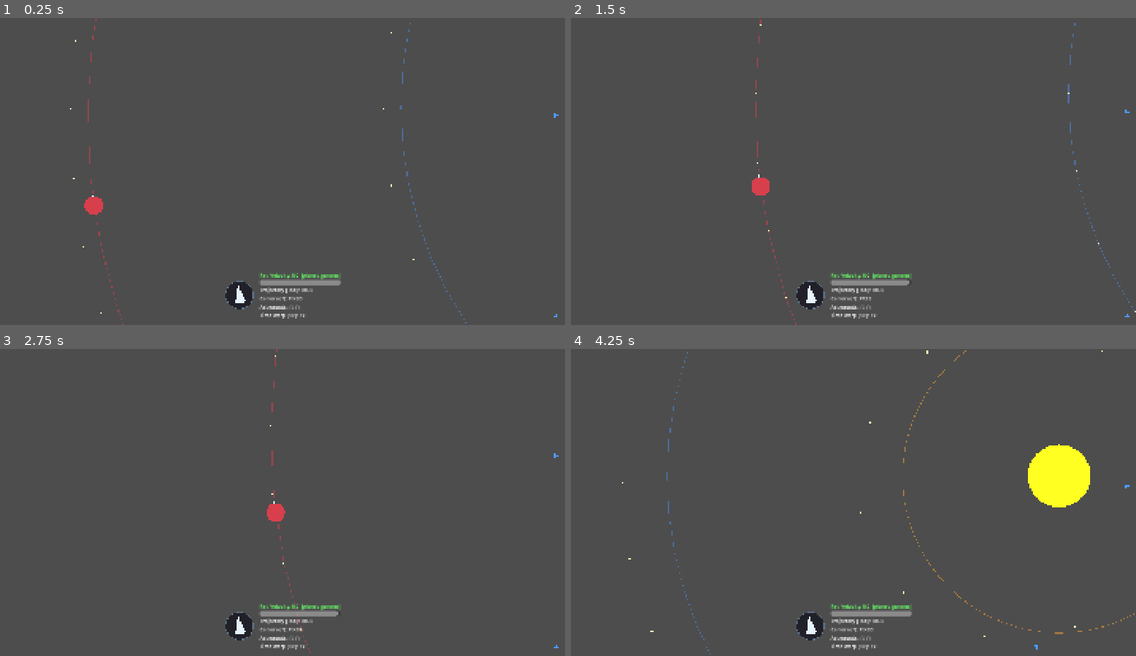
Above: before the commit, frames 1-4 (two rows, left to right).
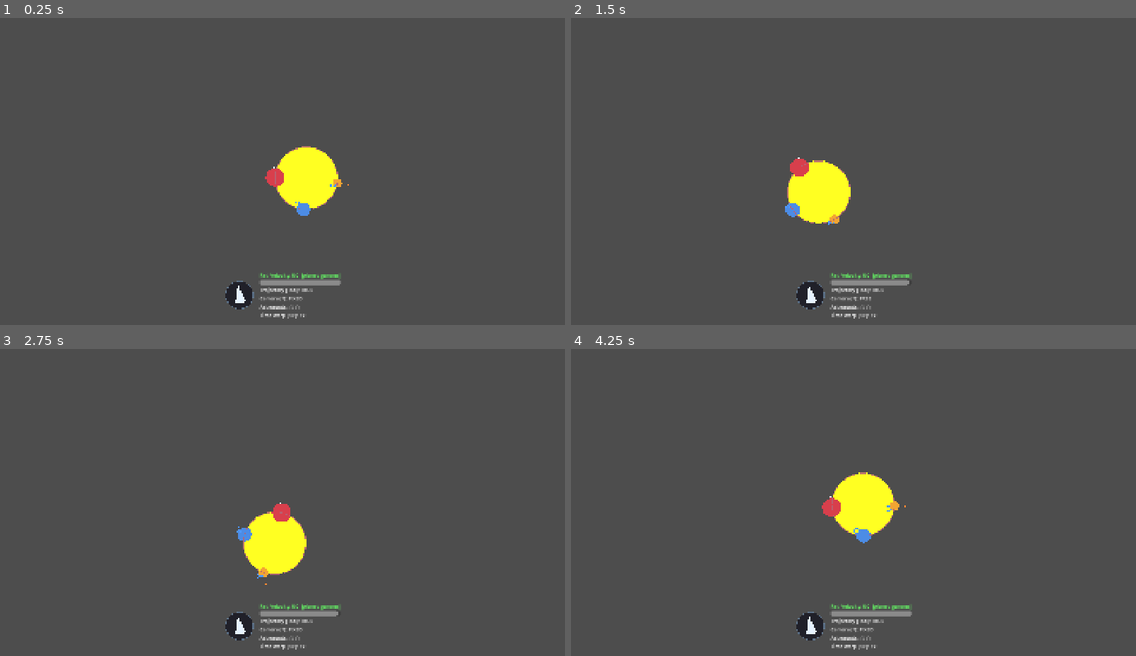
Above: after the commit, the same moments.

Repository: swan-eternal/astrorescue
Game: Godot game, scene res://scenes/level_02.tscn
Same seed, same stepped clock (60 frames per second), same inputs: the game is played once before the commit and once after it. This scene is started directly instead of the project's main scene.
Inputs (mouse positions are in pixels of both pictures, inside the frame that each line leads up to):
- Up to frame 1 (0.25 s): no input
- Up to frame 2 (1.5 s): move the mouse to (825, 232) at 0.52 s; hold Up (thrust) 0.53-1.25 s; tap F (toggle_free_camera) at 0.6 s; click (825, 232) at 0.67 s; drag from (1023, 217) to (825, 232) at 1.27 s
- Up to frame 3 (2.75 s): move the mouse to (113, 456) at 2.02 s; hold A (rotate_left) from 2.03 s (still down); tap F (toggle_free_camera) at 2.1 s
- Up to frame 4 (4.25 s): release A (rotate_left) at 2.75 s; drag from (881, 502) to (684, 456) at 2.77 s; move the mouse to (768, 425) at 3.52 s; hold , (time_warp_down) from 3.53 s (still down); tap F (toggle_free_camera) at 3.6 s; tap R (restart) at 4.15 s

The runs differ from the first frame. In frame 1, 2.4% of the frame differs, in the area x 12-99%, y 0-100%; in frame 2, 2.4%; in frame 3, 2.0%; in frame 4, 4.0%, in the area x 9-100%, y 0-100%.
Error after the commit: Invalid call. Nonexistent 'float' constructor. (res://scripts/planettrajectoryline_2d.gd:176)

Commit message:
refactor(stage 2/5): closed-form planet orbits + game-time clock
Phase 4: planet.gd uses orbit_calculator
  - Replaced orbit_radius + initial_speed_multiplier @exports with
    perihelion, aphelion, angle_of_aphelion, phase.
  - _physics_process now calls OrbitCalculator.compute_state(elements,
    GameTime.current, sun_mass) — closed-form, no integration drift.
  - _ready computes initial position at t=0 explicitly so the planet
    appears at the right place from frame 1 (GameTime.current may be
    stale during _ready since level_controller.reset() runs deferred).

Phase 5: GameTime static class + level_controller drive it
  - New scripts/game_time.gd: static class with current, reset(), tick().
    Bodies read GameTime.current without a Node reference.
  - level_controller._initialize() calls GameTime.reset() so each level
    starts at t=0.
  - level_controller._physics_process(delta) calls GameTime.tick(delta),
    which advances by delta * Engine.time_scale. Time-warp works
    uniformly \u2014 at 8x warp, planets move 8x faster because their
    positions are recomputed from the (now 8x-faster-advancing) clock.

level_01.tscn updated
  - Earth: orbit_radius=2000, initial_speed_multiplier=0.98 (apoapsis,
    e=0.0396) -> perihelion=1847.7, aphelion=2000, angle_of_aphelion=PI,
    phase=PI.
  - planet2: orbit_radius=4000, initial_speed_multiplier=1.05 (periapsis,
    e=0.1025) -> perihelion=4000, aphelion=4913.5, angle_of_aphelion=0,
    phase=0.
  - Verified: t=0 positions match the original scene exactly. Quarter-
    and half-period positions match analytical expectations.

Behavior change: planets no longer drift (closed-form is exact).
For circular orbits the visual difference is zero; for elliptical
orbits the original Euler integration accumulated tiny errors that
are now eliminated.

Per the plan in Astro-Rescue.md \u00a7Design Notes, this is Stage 2 of 5.

Diff:
--- a/scenes/level_01.tscn
+++ b/scenes/level_01.tscn
@@ -21,16 +21,20 @@
 fuel_orbit_radius = 50.0
 radius = 40.0
 color = Color(0.3823967, 0.77151555, 0.31417027, 1)
-orbit_radius = 2000.0
-initial_speed_multiplier = 0.98
+perihelion = 1847.7
+aphelion = 2000.0
+angle_of_aphelion = 3.141592653589793
+phase = 3.141592653589793
 mass = 10000.0
 
 [node name="planet2" parent="." unique_id=1822892098 instance=ExtResource("3_sugp2")]
 has_astronaut = true
 radius = 20.0
 color = Color(0.8983825, 0.51649755, 0.7749227, 1)
-orbit_radius = 4000.0
-initial_speed_multiplier = 1.05
+perihelion = 4000.0
+aphelion = 4913.5
+angle_of_aphelion = 0.0
+phase = 0.0
 mass = 20000.0
 
 [node name="rocket" parent="." unique_id=2124542469 instance=ExtResource("3_jyhfs")]
--- /dev/null
+++ b/scripts/game_time.gd
@@ -0,0 +1,35 @@
+extends RefCounted
+class_name GameTime
+##
+## Global game-time clock. Resets to 0 at each level start; advances by
+## `delta * Engine.time_scale` each physics tick.
+##
+## Used by bodies (planet.gd and future moon.gd, asteroid.gd) to compute
+## their position via `orbit_calculator.gd`. Lives as a static utility
+## class so any script can read `GameTime.current` without a Node
+## reference.
+##
+## Why a static class rather than an autoload or a member of some
+## existing script: bodies live per-level and shouldn't know about the
+## level controller; an autoload adds a project.godot entry and another
+## file to track; a static class is the simplest possible global state.
+
+## Current game time in seconds (real time × Engine.time_scale).
+## Reset to 0 by `level_controller.gd::_initialize()` each time a level
+## loads.
+static var current: float = 0.0
+
+
+## Reset the clock to 0. Called by `level_controller.gd::_initialize()`
+## at the start of each level.
+static func reset() -> void:
+	current = 0.0
+
+
+## Advance the clock by one physics frame. The actual delta is
+## multiplied by `Engine.time_scale` so time-warp affects the simulation
+## uniformly — at 8× time warp, planets move 8× faster (since their
+## position is computed from the closed-form math at `GameTime.current`,
+## and that value is advancing 8× per real second).
+static func tick(delta: float) -> void:
+	current += delta * Engine.time_scale
--- a/scripts/level_controller.gd
+++ b/scripts/level_controller.gd
@@ -51,9 +51,15 @@
 
 
 ## Cache references to the rocket + autoloads, count this level's
-## astronauts, and start the gameplay music. Runs once, deferred until
-## after every node's _ready() has fired.
+## astronauts, reset the game-time clock, and start the gameplay music.
+## Runs once, deferred until after every node's _ready() has fired.
 func _initialize() -> void:
+	# Reset the global game-time clock so this level's planets start at
+	# t=0 (their orbital positions are computed from this value). Planets
+	# themselves compute their initial position at t=0 in _ready (so they
+	# appear at the right place even before this reset propagates).
+	GameTime.reset()
+
 	rocket = get_tree().get_first_node_in_group("player")
 	if rocket == null:
 		push_warning("LevelController: rocket not found in 'player' group")
@@ -77,10 +83,16 @@
 	_audio_manager.play_gameplay_music()
 
 
-## Each physics tick: check win/lose conditions on the rocket and
-## trigger the corresponding scene transition (with a short delay so
-## the landing visuals register before the screen swap).
-func _physics_process(_delta: float) -> void:
+## Each physics tick: advance the game-time clock, then check win/lose
+## conditions on the rocket and trigger the corresponding scene
+## transition (with a short delay so the landing visuals register before
+## the screen swap).
+func _physics_process(delta: float) -> void:
+	# Advance the clock — planets read GameTime.current to compute their
+	# orbital positions each frame. Engine.time_scale is folded in so
+	# time-warp affects the simulation uniformly.
+	GameTime.tick(delta)
+
 	if rocket == null or _win_triggered or _lose_triggered:
 		return
 
--- a/scripts/planet.gd
+++ b/scripts/planet.gd
@@ -1,15 +1,16 @@
 extends Node2D
 ##
-## A planet under real gravity simulation.
+## A planet under closed-form orbital mechanics.
 ##
-## Planets only feel the sun (not each other) — keeps orbits stable and
-## avoids cross-planet physics cost. The visual is a Polygon2D child drawn
-## by this script's _ready; level designers configure mass, orbit, and
-## gameplay flags via @export vars in the inspector.
+## Each frame, the planet computes its position and velocity from its
+## orbital elements (perihelion, aphelion, angle_of_aphelion, phase) plus
+## `GameTime.current` via `orbit_calculator.gd`. Closed-form replaces the
+## previous Euler integration: no numerical drift, exact at any time
+## scale, stable orbits.
 ##
-## If `has_astronaut` is true, an astronaut is auto-spawned as a child
-## node in _ready. Same for `has_fuel` (auto-spawns a fuel pickup in
-## orbit using the planet's fuel_orbit_radius/speed values).
+## Planets don't feel each other (only the sun, looked up via the
+## "attractors" group each frame). Level designers configure mass,
+## orbit, and gameplay flags via @export vars.
 ##
 
 # --- Level design ---
@@ -47,20 +48,24 @@
 ## Fill color for the planet's visual.
 @export var color: Color = Color(0.4, 0.7, 0.9)
 
-# --- Initial conditions ---
+# --- Orbital elements ---
 
-## Distance from the sun at which this planet starts. Set per-planet
-## in the level scene to lay out the system.
-@export var orbit_radius: float = 200.0
+## Distance at closest approach to the central body (the sun for
+## planets). Combined with `aphelion`, defines the size and shape of
+## the orbit.
+@export var perihelion: float = 200.0
 
-## Starting angle around the sun (radians). Different phases per planet
-## spread them around the orbit so they don't all start at the same spot.
+## Distance at farthest approach from the central body. Equal to
+## `perihelion` for a circular orbit. Larger values = more elliptical.
+@export var aphelion: float = 200.0
+
+## Orientation of the ellipse's major axis, in radians, measured
+## counterclockwise from world +X. 0 = periapsis along +X axis.
+@export var angle_of_aphelion: float = 0.0
+
+## Body's initial position along the orbit at t=0, in radians of mean
+## anomaly. 0 = body starts at periapsis, π = body starts at apoapsis.
 @export var phase: float = 0.0
-
-## Multiplier on the circular-orbit speed. 1.0 = perfect circular orbit;
-## >1.0 = elliptical (faster, larger apoapsis); <1.0 = slower, larger
-## periapsis. Designers tweak to shape orbits without recomputing math.
-@export var initial_speed_multiplier: float = 1.0
 
 # --- Physics ---
 
@@ -70,9 +75,8 @@
 ## doesn't tug the rocket much.
 @export var mass: float = 1000.0
 
-# Universal gravitational constant for this project. Same value as in
-# sun.gd, planet.gd, rocket.gd, and the trajectory predictor — keep them
-# in sync if you ever change it.
+# Universal gravitational constant for this script (matches rocket.gd
+# and the trajectory scripts — keep them in sync).
 const G := 1.0
 
 # Fallback sun mass, used only when no attractor is found in the group
@@ -85,31 +89,33 @@
 
 # --- Runtime state ---
 
-# Cached linear velocity. Mutated each frame in _physics_process; the
-# rocket reads this when computing its own gravity from this planet.
+# Cached linear velocity. Updated each frame from orbit_calculator.
+# Read by the trajectory predictor and the HUD.
 var velocity: Vector2 = Vector2.ZERO
 
 @onready var _poly: Polygon2D = $Polygon2D
 
 
-## Initialize the planet's position, orbit, visual, and auto-spawned
-## children (astronaut + fuel pickup, depending on the boolean flags).
-## Adds this planet to the "attractors" group so the rocket and
-## trajectory predictor can find us when computing gravity.
+## Set up the visual polygon, register with "attractors", compute the
+## initial position from orbital elements at t=0 (so the planet appears
+## at the right place from frame 1), and auto-spawn any astronaut or
+## fuel pickup children.
 func _ready() -> void:
 	_poly.color = color
 	_poly.polygon = _make_circle(radius, 48)
 
-	position = Vector2(cos(phase), sin(phase)) * orbit_radius
+	add_to_group("attractors")  # so the rocket can be pulled by this planet
 
-	# Initial velocity tangent to position, magnitude for circular orbit.
-	# Pull sun's mass dynamically so changes to sun.mass propagate.
+	# Compute initial position at t=0 explicitly (not via GameTime.current,
+	# which is reset later in level_controller._initialize and could still
+	# hold a stale value from a previous level at this point in scene
+	# loading). t=0 always means "the start of this orbit."
 	var sun_mass := _find_sun_mass()
-	var tangent := Vector2(-sin(phase), cos(phase))
-	var circular_speed := sqrt(G * sun_mass / orbit_radius)
-	velocity = tangent * circular_speed * initial_speed_multiplier
-
-	add_to_group("attractors")  # so the rocket can be pulled by this planet
+	var state := OrbitCalculator.compute_state(
+		perihelion, aphelion, angle_of_aphelion, phase, 0.0, sun_mass
+	)
+	position = state["position"]
+	velocity = state["velocity"]
 
 	# Auto-spawn the astronaut if flagged. Designer just toggles
 	# `has_astronaut` on the planet instance — the scene manages itself.
@@ -126,23 +132,21 @@
 		fuel_pickup.orbit_speed = fuel_orbit_speed
 
 
-## Apply the sun's gravity and integrate position via a simple Euler
-## step. Reads sun.mass dynamically each frame so inspector tweaks
-## take effect without restart.
-func _physics_process(delta: float) -> void:
-	# Planets feel only the sun (assumed at world origin), not each other.
-	# This keeps orbits stable and avoids cross-planet physics cost.
+## Each physics tick: compute closed-form position from orbital
+## elements + `GameTime.current`. No integration, no drift.
+func _physics_process(_delta: float) -> void:
 	var sun_mass := _find_sun_mass()
-	var to_sun := -position
-	var r := maxf(to_sun.length(), 1.0)
-	var accel_mag := G * sun_mass / (r * r)
-	velocity += to_sun.normalized() * accel_mag * delta
-	position += velocity * delta
+	var state := OrbitCalculator.compute_state(
+		perihelion, aphelion, angle_of_aphelion, phase,
+		GameTime.current, sun_mass
+	)
+	position = state["position"]
+	velocity = state["velocity"]
 
 
-## Find the most massive body in the "attractors" group (the sun, given
-## our mass setup) and return its mass. Falls back to DEFAULT_SUN_MASS
-## if no attractors have joined the group yet.
+# Find the most massive body in the "attractors" group (the sun, given
+# our mass setup). Returns DEFAULT_SUN_MASS if no attractors yet (e.g.,
+# during the first physics tick before the sun has joined the group).
 func _find_sun_mass() -> float:
 	var attractors := get_tree().get_nodes_in_group("attractors")
 	var max_mass := 0.0
@@ -153,9 +157,9 @@
 	return max_mass if max_mass > 0.0 else DEFAULT_SUN_MASS
 
 
-## Build a closed circle polygon for the planet visual. `segs` controls
-## the smoothness — 48 segments is plenty for any planet size visible
-## on screen.
+# Build a closed circle polygon for the planet visual. `segs` controls
+# the smoothness — 48 segments is plenty for any planet size visible
+# on screen.
 func _make_circle(r: float, segs: int) -> PackedVector2Array:
 	var pts := PackedVector2Array()
 	for i in segs:
